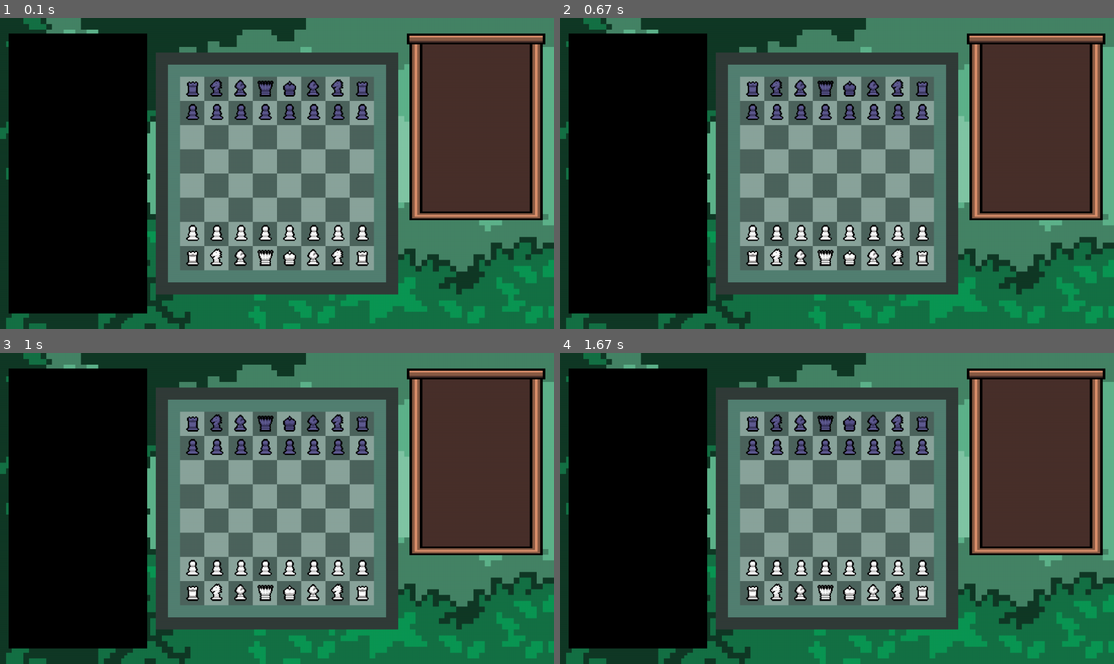
Above: before the commit, frames 1-4 (two rows, left to right).
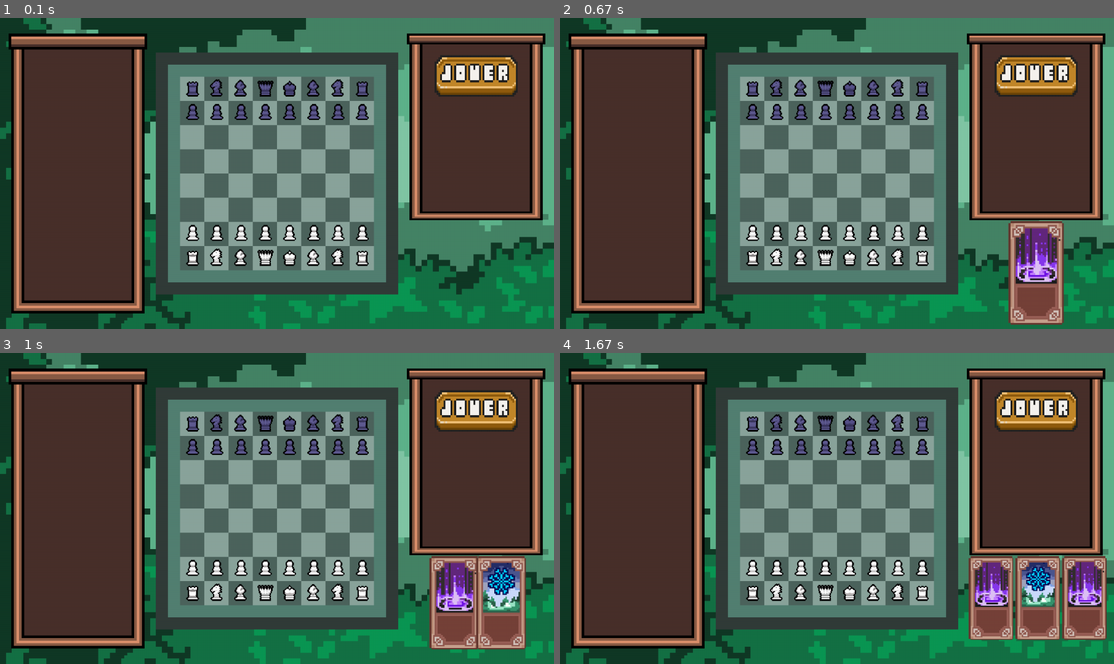
Above: after the commit, the same moments.

Repository: CorentinFinou/Projet-NSI-Chess
Game: pygame game, started from sources/programmes/app.py
Same seed, same stepped clock (60 frames per second), same inputs: the game is played once before the commit and once after it.
Inputs (mouse positions are in pixels of both pictures, inside the frame that each line leads up to):
- Up to frame 1 (0.1 s): no input
- Up to frame 2 (0.67 s): press the mouse at (1036, 77) at 0.37 s; move the mouse to (942, 170) at 0.47 s; release the mouse at (853, 263) at 0.6 s
- Up to frame 3 (1 s): press the mouse at (476, 412) at 0.7 s; move the mouse to (404, 499) at 0.8 s; release the mouse at (326, 586) at 0.93 s
- Up to frame 4 (1.67 s): press the mouse at (1036, 412) at 1.03 s; move the mouse to (848, 477) at 1.13 s; release the mouse at (659, 545) at 1.27 s; click (792, 589) at 1.38 s

The runs differ from the first frame. In frame 1, 22% of the frame differs, in the area x 1-94%, y 5-96%; in frame 2, 26%; in frame 3, 27%; in frame 4, 29%, in the area x 1-99%, y 5-96%.

Commit message:
bouton ajouter carte

Diff:
--- a/sources/programmes/jeu.py
+++ b/sources/programmes/jeu.py
@@ -4,8 +4,9 @@
     fenetrePrincipale = pygame.display.set_mode((0,0), pygame.FULLSCREEN)
     imageFondForet = pygame.transform.scale(consts.imageFondForet,(fenetrePrincipale.get_size()[0], fenetrePrincipale.get_size()[1]))
     imageShop = pygame.transform.scale(consts.imageShop, (fenetrePrincipale.get_size()[0]/4, fenetrePrincipale.get_size()[1]*0.60))
+    imageShopGauche = pygame.transform.scale(consts.imageShop, (fenetrePrincipale.get_size()[0]/4, fenetrePrincipale.get_size()[1]*0.90))
     imagePlateau = pygame.transform.scale(consts.imagePlateau, (fenetrePrincipale.get_size()[0]-imageShop.get_size()[0]*2-80,fenetrePrincipale.get_size()[0]-imageShop.get_size()[0]*2-80))
-    carteTestSprite = pygame.sprite.Sprite()
+    imageBoutonCartes = pygame.transform.scale(consts.bouton_jouer_img,(imageShop.get_width()*0.6,imageShop.get_width()*0.3))
 
     imgsPiecesB = [consts.imagePionB,consts.imageTourB,consts.imageFouB,consts.imageCavalierB,consts.imageReineB,consts.imageRoiB]
     imgsPiecesN = [consts.imagePionN,consts.imageTourN,consts.imageFouN,consts.imageCavalierN,consts.imageReineN,consts.imageRoiN]
@@ -450,7 +451,47 @@
                 else:
                     self.modifierPosition(self.origin, False)
 
-
+    class Bouton:
+        def __init__(self, surface, x, y, image, action):
+            self.rect = image.get_rect()
+            self.rect.topleft = (x, y)
+            self.image = image
+            self.action = action
+            self.state = False
+            self.surface = surface
+
+        def dessiner(self):
+            self.surface.blit(self.image, self.rect)
+
+        def verifier_clic(self, pos):
+            print(pos)
+            print(self.rect)
+            if self.rect.collidepoint(pos):
+                return True
+
+    def ajouterCarte(cartes,spritesCartesGroup):
+        print('test')
+        if len(cartes)<=2:
+            carteTest = carte(1,'gel'if len(cartes)%2==1 else 'invocation', spritesCartesGroup)
+            cartes.append(carteTest)
+            carteTest.definirSprite()
+            carteTest.affichage()
+            for i in range(len(cartes)):
+                c = cartes[i]
+                spritesCartesGroup.remove(c.sprite)
+                c.sprite.image = pygame.transform.scale(c.sprite.image, (c.sprite.imageInitiale.get_width()*0.90**(len(cartes)-1),c.sprite.imageInitiale.get_height()*0.90**(len(cartes)-1)))
+                if len(cartes) == 1:
+                    pass
+                else:
+                    if c in cartes[:len(cartes)-1]:
+                        c.origin = c.origin[0]-((c.sprite.imageInitiale.get_width()/2)*(len(cartes)-1))+20,c.origin[1]
+                    else:
+                        c.origin = c.origin[0]+(c.sprite.imageInitiale.get_width()/2),c.origin[1]
+                if len(cartes) == 3:
+                    c.origin = c.origin[0] + 60,c.origin[1]
+                c.position = c.origin
+                c.sprite.rect = c.sprite.image.get_rect()
+                c.affichage()
 
     def effectuerMouvement(piece,xDest,yDest,groupe, joueur = 'blanc',mat = False, coupPrécédentEffectué = True):
         xOr,yOr = piece.avoirPosition()
@@ -498,6 +539,7 @@
         spritesEffetsGroup = pygame.sprite.Group()
         cartes = []
         cartesJouées = []
+        boutonCartes = Bouton(imageShop, imageShop.get_width()/2-imageBoutonCartes.get_width()/2, 50, imageBoutonCartes, ajouterCarte)
         carteActuelle = None
         joueur = 'blanc'
         #print(f" \nC'est le tour des {joueur}s")
@@ -510,29 +552,6 @@
                 if event.type == pygame.KEYDOWN:
                     if event.key == pygame.K_ESCAPE:
                         garderOuvert = False
-                    if event.key == pygame.K_a and len(cartes)<=2:
-                        carteTest = carte(1,'gel'if len(cartes)%2==1 else 'invocation', spritesCartesGroup)
-                        cartes.append(carteTest)
-                        carteTest.definirSprite()
-                        carteTest.affichage()
-                        for i in range(len(cartes)):
-                            c = cartes[i]
-                            spritesCartesGroup.remove(c.sprite)
-                            c.sprite.image = pygame.transform.scale(c.sprite.image, (c.sprite.imageInitiale.get_width()*0.90**(len(cartes)-1),c.sprite.imageInitiale.get_height()*0.90**(len(cartes)-1)))
-                            if len(cartes) == 1:
-                                pass
-                            else:
-                                if c in cartes[:len(cartes)-1]:
-                                    print(c.avoirType())
-                                    c.origin = c.origin[0]-((c.sprite.imageInitiale.get_width()/2)*(len(cartes)-1))+20,c.origin[1]
-                                else:
-                                    c.origin = c.origin[0]+(c.sprite.imageInitiale.get_width()/2),c.origin[1]
-                            if len(cartes) == 3:
-                                print(c.origin[0])
-                                c.origin = c.origin[0] + 60,c.origin[1]
-                            c.position = c.origin
-                            c.sprite.rect = c.sprite.image.get_rect()
-                            c.affichage()
                 if event.type == pygame.MOUSEBUTTONDOWN:
                     if 0<=plateau1.get_case(pygame.mouse.get_pos()[0],pygame.mouse.get_pos()[1])[0]<=7 and 0<=plateau1.get_case(pygame.mouse.get_pos()[0],pygame.mouse.get_pos()[1])[1]<=7:
                         xOr,yOr = plateau1.get_case(pygame.mouse.get_pos()[0],pygame.mouse.get_pos()[1])
@@ -549,8 +568,11 @@
                                 pass
                                 #print(f" \nC'est le tour des {joueur}s")
                     if event.button == 1 :
+                        pos = pygame.mouse.get_pos()
+                        if boutonCartes.verifier_clic((pos[0]-((fenetrePrincipale.get_size()[0]-imageShop.get_size()[0]-20)),pos[1]-((fenetrePrincipale.get_size()[1]*0.10)//2))) == True:
+                            boutonCartes.action(cartes,spritesCartesGroup)
                         for e in cartes:
-                            if e.sprite.rect.collidepoint(pygame.mouse.get_pos()):
+                            if e.sprite.rect.collidepoint(pos):
                                 carteActuelle = e
                                 carteActuelle.selectionnee = True
                 elif event.type == pygame.MOUSEMOTION:
@@ -574,10 +596,9 @@
             fenetrePrincipale.blit(imageFondForet, centrer(imageFondForet))
             fenetrePrincipale.blit(imageShop, (fenetrePrincipale.get_size()[0]-imageShop.get_size()[0]-20,(fenetrePrincipale.get_size()[1]*0.10)//2))
             fenetrePrincipale.blit(imagePlateau, centrer(imagePlateau))
-            objetFutur = pygame.draw.rect(imageFondForet, "black",(imageShop.get_size()[0]+20-fenetrePrincipale.get_size()[0]/4,(fenetrePrincipale.get_size()[1]*0.10)//2,fenetrePrincipale.get_size()[0]/4, fenetrePrincipale.get_size()[1]*0.90))
-
-
-
+            #objetFutur = pygame.draw.rect(imageFondForet, "black",(imageShop.get_size()[0]+20-fenetrePrincipale.get_size()[0]/4,(fenetrePrincipale.get_size()[1]*0.10)//2,fenetrePrincipale.get_size()[0]/4, fenetrePrincipale.get_size()[1]*0.90))
+            fenetrePrincipale.blit(imageShopGauche, (imageShop.get_size()[0]+20-fenetrePrincipale.get_size()[0]/4,(fenetrePrincipale.get_size()[1]*0.10)//2))
+            boutonCartes.dessiner()
             #Placement des images des pièces
             spritesPiecesGroupe.draw(fenetrePrincipale)
             spritesPiecesGroupe.update()
Binary file changed: sources/img/items/buttons/bouton_jouer.png
